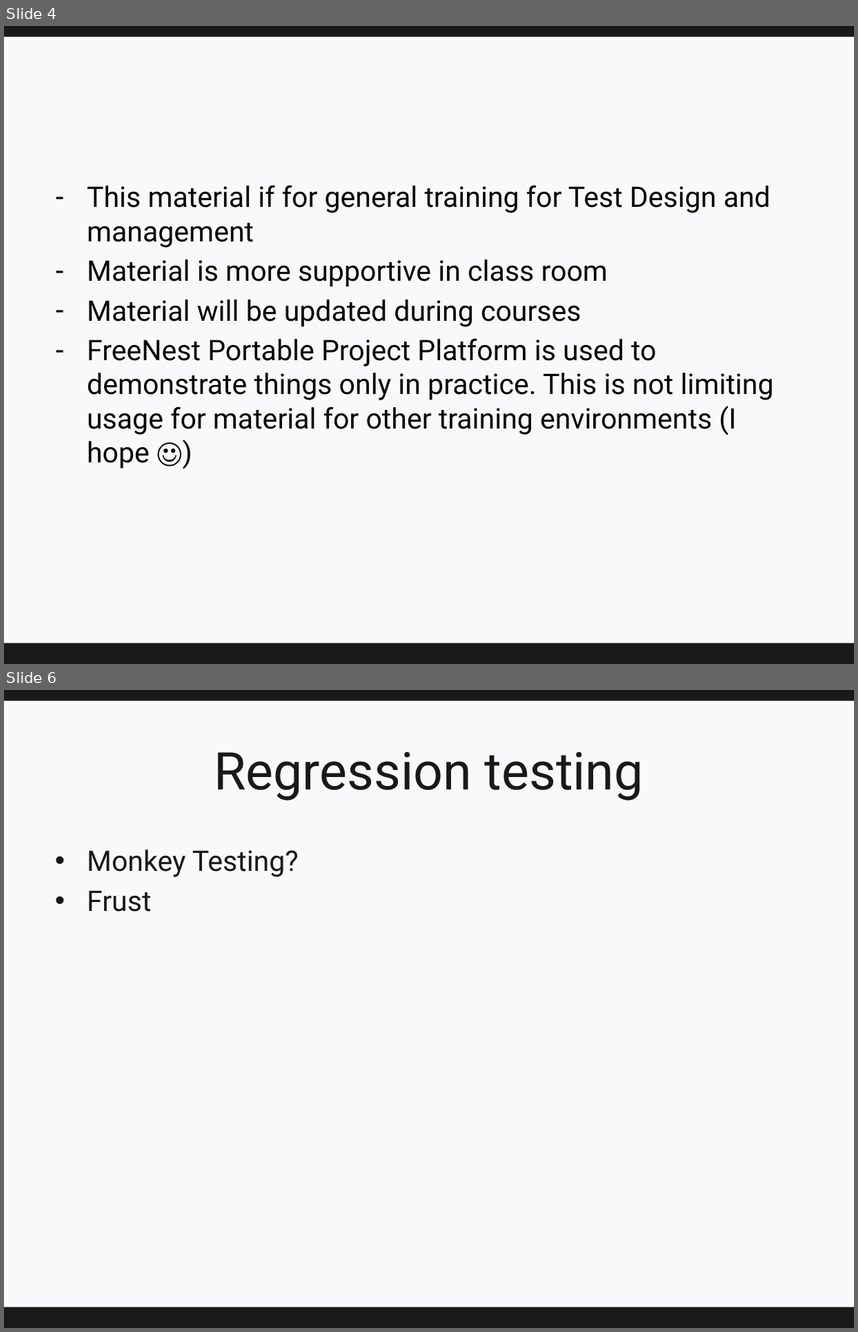
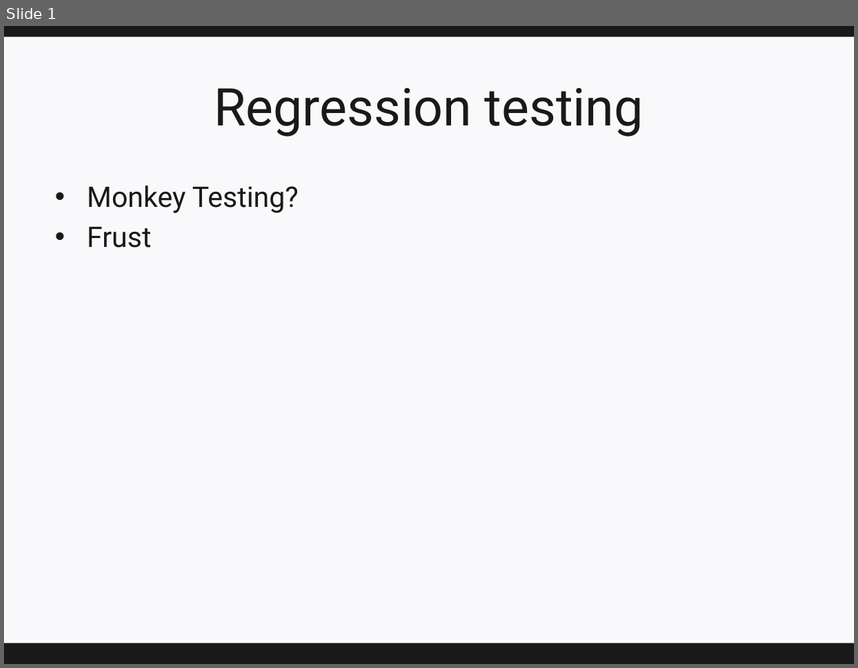
Before and after one commit to narsuman/software-testing-course, a slide deck: underwork/Course-topic-test-automation.pptx. Shown one above the other, each under a label of ours: slides 4 and 6 before the commit, slide 1 after it; the slides between them are not shown. The pictures are 858x1332 and 858x668 pixels, drawn with LibreOffice and Linux fonts; fonts in the diff are those of the drawing; background and template pictures are left out. Boxes give left, top, right and bottom in pixels: in the first picture for what was removed or moved away, otherwise in the second. Text is boxed around its words. In the diff, an @@ line names an element or a change of style, - is before the commit and + after.

```diff
--- a/underwork/Course-topic-test-automation.pptx
+++ b/underwork/Course-topic-test-automation.pptx
@@ slide 4 removed at box(4, 26, 854, 664), background #F9F9FB; not listed: 2 template elements that a slide beside it also shows @@
@@ text removed at box(87, 185, 774, 468) @@
-– This material if for general training for Test Design and management
-– Material is more supportive in class room
-– Material will be updated during courses
-– FreeNest Portable Project Platform is used to demonstrate things only in practice. This is not limiting usage for material for other training environments (I hope ☺)
@@ what was slide 6 is now slide 1 @@
```
Also in this commit, not shown: 4 slides changed, 17 other slides removed, 5 other files.
